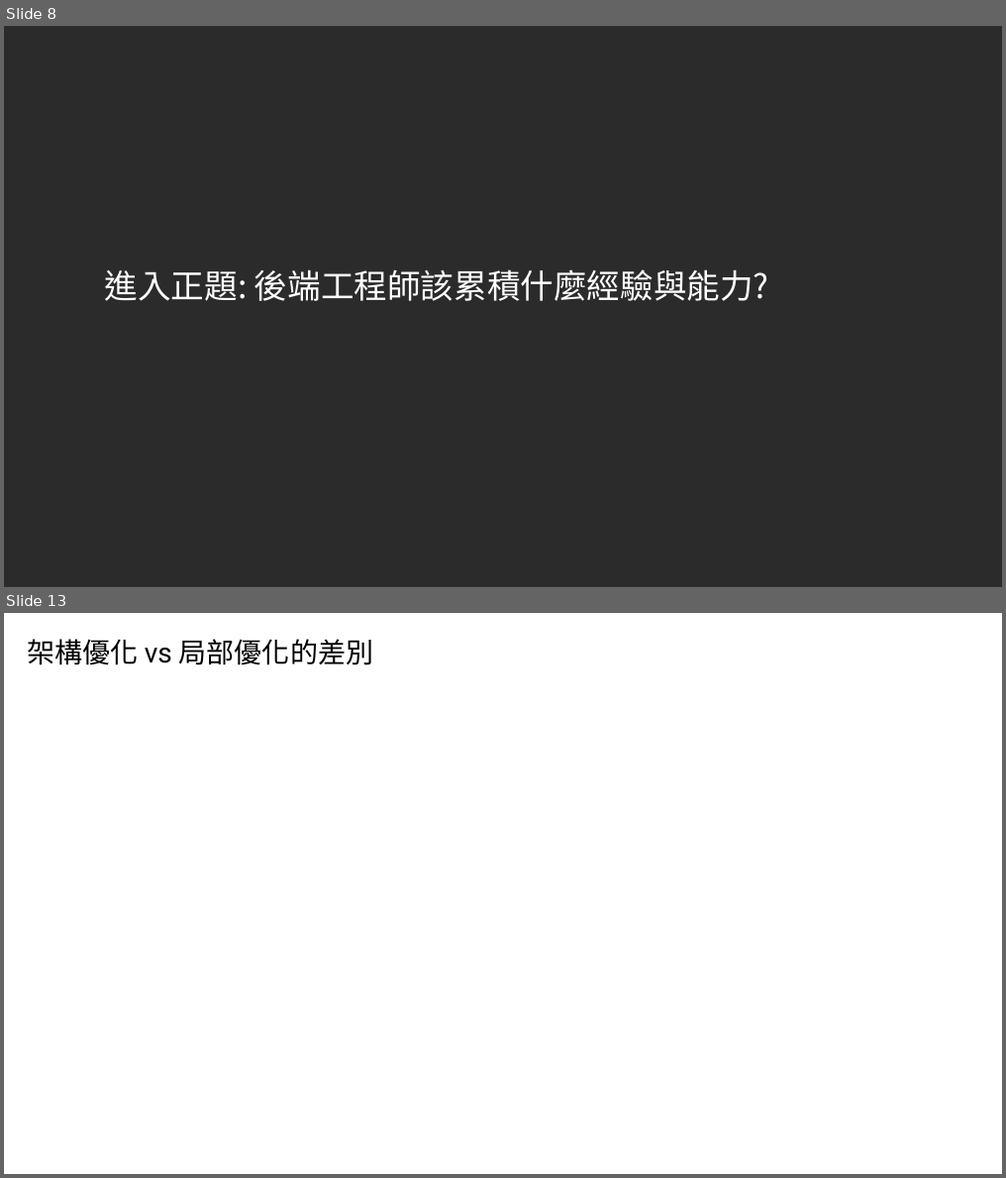
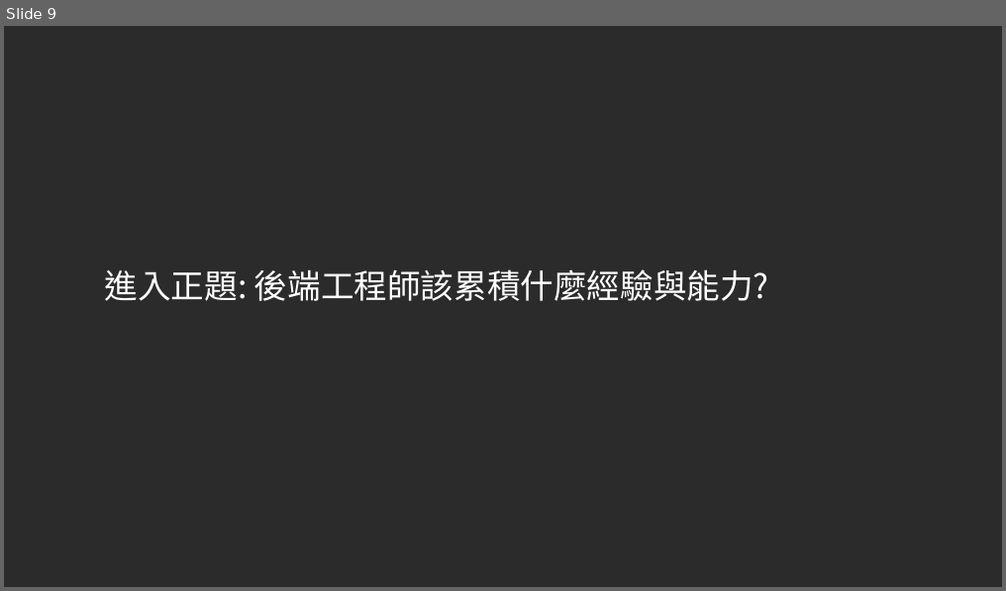
Before and after one commit to andrew0928/Meetup, a slide deck: 20200823.Study4Dev/Study4-後端工程師的修練之路-AndrewWu.pptx. Shown one above the other, each under a label of ours: slides 8 and 13 before the commit, slide 9 after it; the slides between them are not shown. The pictures are 1006x1178 and 1006x591 pixels, drawn with LibreOffice and Linux fonts; fonts in the diff are those of the drawing; background and template pictures are left out; a plain dark background stands for a picture behind light text. Boxes give left, top, right and bottom in pixels: in the first picture for what was removed or moved away, otherwise in the second. Text is boxed around its words. In the diff, an @@ line names an element or a change of style, - is before the commit and + after.

```diff
--- a/20200823.Study4Dev/Study4-後端工程師的修練之路-AndrewWu.pptx
+++ b/20200823.Study4Dev/Study4-後端工程師的修練之路-AndrewWu.pptx
@@ slide 13 removed at (x1=4, y1=613, x2=1002, y2=1174), background #FFFFFF @@
@@ title removed at (x1=27, y1=639, x2=373, y2=665) @@
-架構優化 vs 局部優化的差別
@@ what was slide 8 is now slide 9 @@
```
Also in this commit, not shown: 2 slides changed, 10 slides added, 7 other slides removed.
